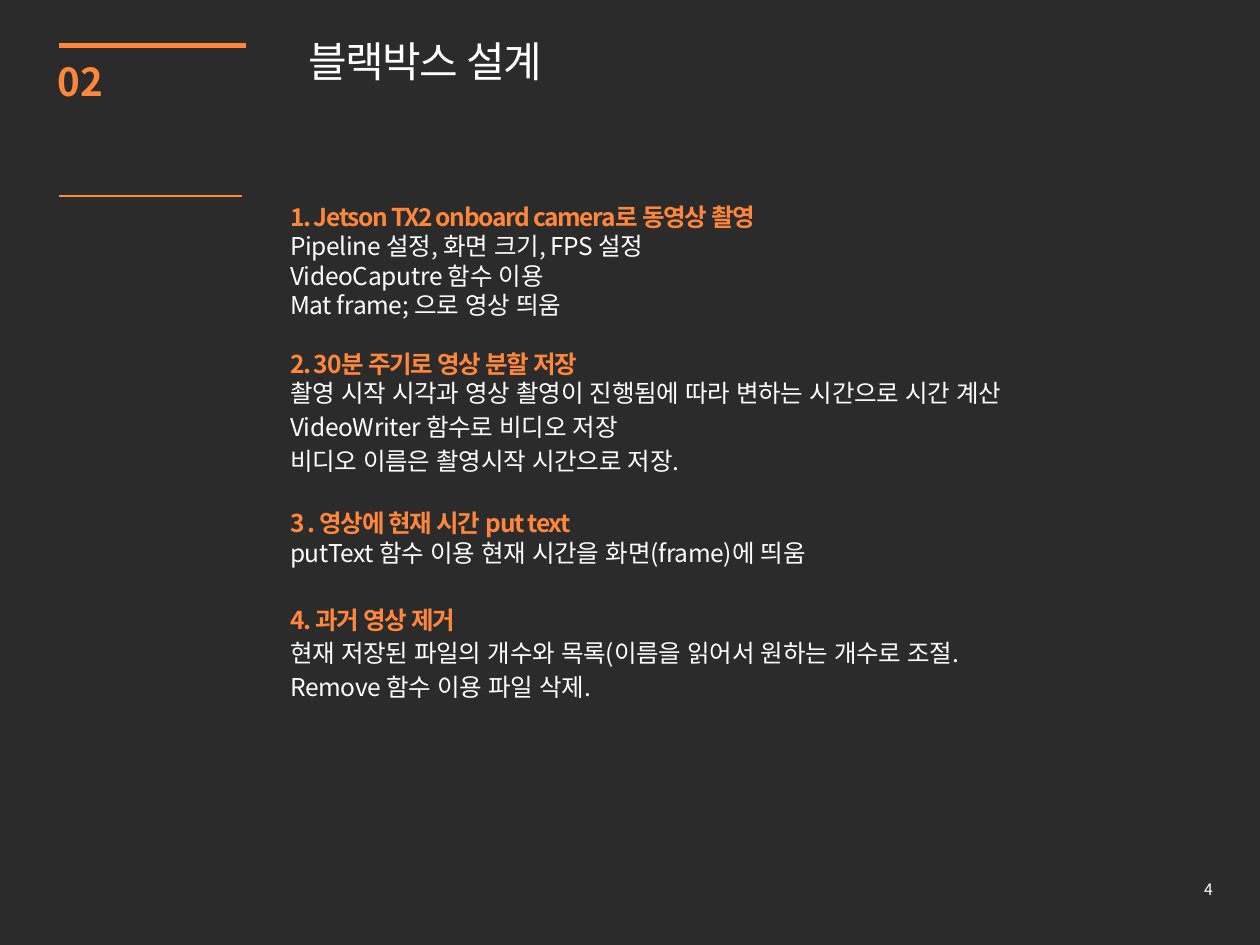
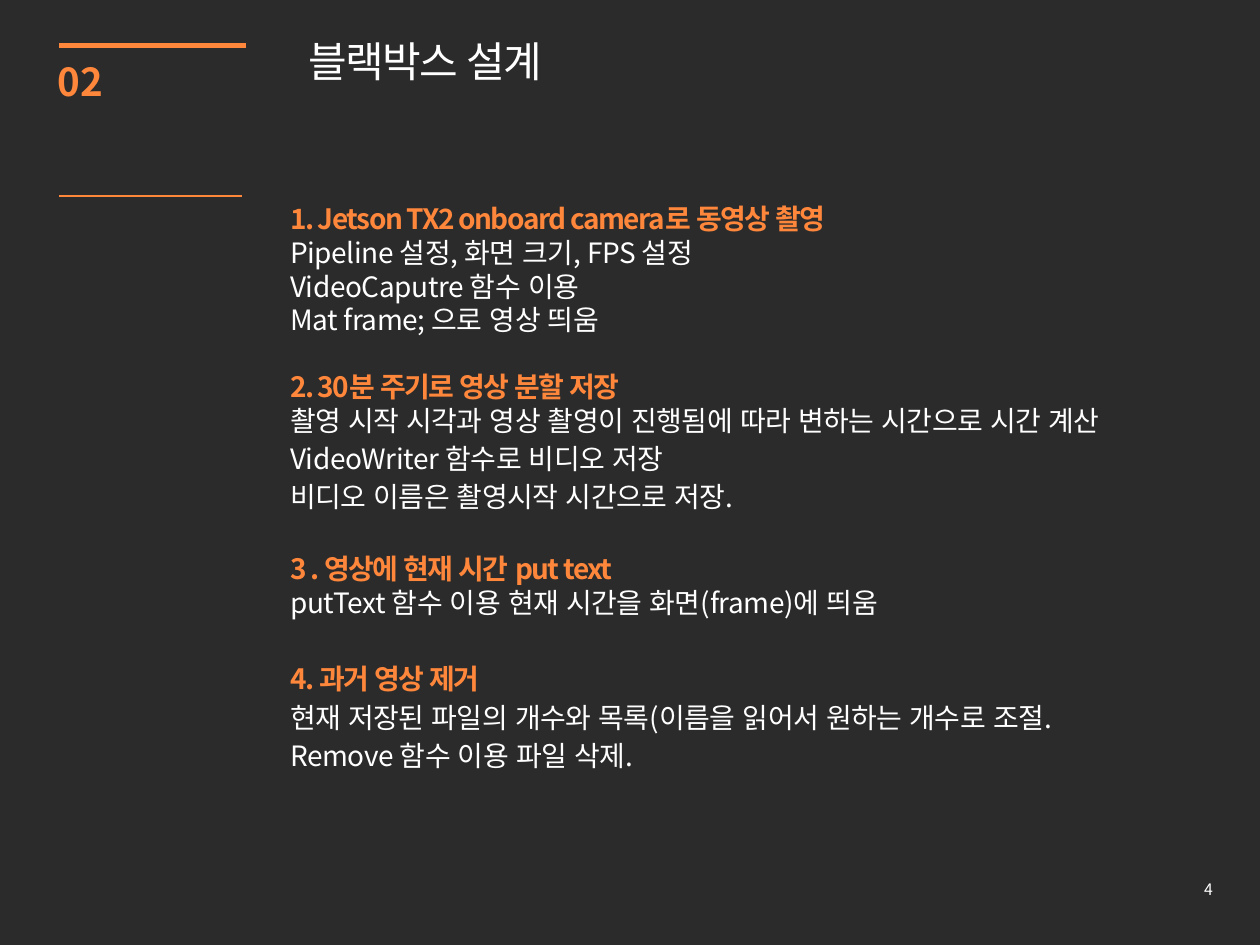
Before and after one commit to 94Kimseongjun/DashCam, a slide deck: slide 4 of DashCam_v1.pptx. Drawn at 1260x945 pixels with LibreOffice and Linux fonts; fonts in the diff are those of the drawing; background and template pictures are left out; a plain dark background stands for a picture behind light text. Boxes give left, top, right and bottom in pixels: in the first picture for what was removed or moved away, otherwise in the second. Text is boxed around its words. In the diff, an @@ line names an element or a change of style, - is before the commit and + after.

```diff
--- a/DashCam_v1.pptx
+++ b/DashCam_v1.pptx
@@ text "1. Jetson TX2 onboard camera로 ..." at bbox=[290, 205, 1100, 769]: size 14 to 16 pt @@
```
Also in this commit, not shown: 3 other slides changed.
